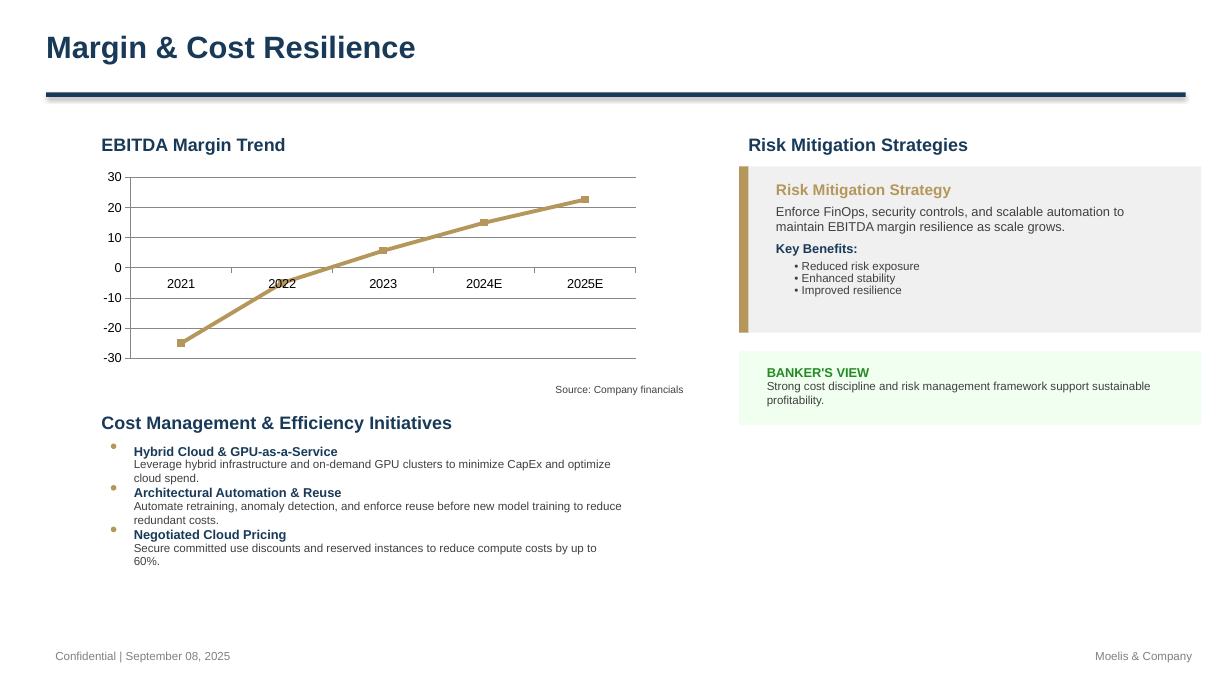
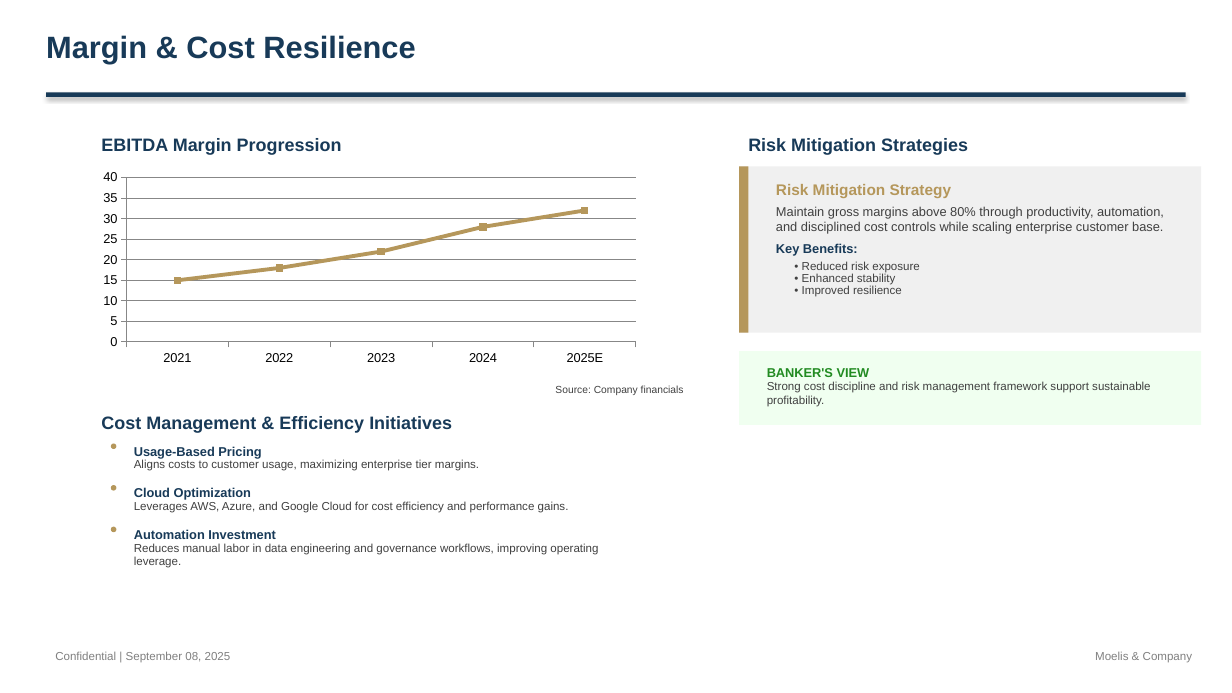
Before and after one commit to alinvb/slide_generator, a slide deck: slide 3 of ai_generated_deck.pptx (slide 10 before the commit). Drawn at 1232x693 pixels with LibreOffice and Linux fonts; fonts in the diff are those of the drawing. Boxes give left, top, right and bottom in pixels: in the first picture for what was removed or moved away, otherwise in the second. Text is boxed around its words. In the diff, an @@ line names an element or a change of style, - is before the commit and + after.

```diff
--- a/ai_generated_deck.pptx
+++ b/ai_generated_deck.pptx
@@ text at (x1=101, y1=138, x2=342, y2=155): text changed @@
-EBITDA Margin Trend
+EBITDA Margin Progression
@@ line chart at (x1=92, y1=166, x2=647, y2=370) @@
-categories: 2021, 2022, 2023, 2024E, 2025E
+categories: 2021, 2022, 2023, 2024, 2025E
-EBITDA Margin %: -25, -5, 6, 15, 23
+EBITDA Margin %: 15, 18, 22, 28, 32
@@ value axis changed @@
@@ text at (x1=776, y1=206, x2=1164, y2=234): text changed @@
-Enforce FinOps, security controls, and scalable automation to maintain EBITDA margin resilience as scale grows.
+Maintain gross margins above 80% through productivity, automation, and disciplined cost controls while scaling enterprise customer base.
@@ text at (x1=134, y1=446, x2=261, y2=459): text changed @@
-Hybrid Cloud & GPU-as-a-Service
+Usage-Based Pricing
@@ text at (x1=134, y1=459, x2=479, y2=471): text changed @@
-Leverage hybrid infrastructure and on-demand GPU clusters to minimize CapEx and optimize cloud spend.
+Aligns costs to customer usage, maximizing enterprise tier margins.
@@ text at (x1=134, y1=487, x2=251, y2=500): text changed @@
-Architectural Automation & Reuse
+Cloud Optimization
@@ text at (x1=134, y1=501, x2=569, y2=513): text changed @@
-Automate retraining, anomaly detection, and enforce reuse before new model training to reduce redundant costs.
+Leverages AWS, Azure, and Google Cloud for cost efficiency and performance gains.
@@ text at (x1=134, y1=529, x2=276, y2=539): text changed @@
-Negotiated Cloud Pricing
+Automation Investment
@@ text at (x1=134, y1=543, x2=598, y2=568): text changed @@
-Secure committed use discounts and reserved instances to reduce compute costs by up to 60%.
+Reduces manual labor in data engineering and governance workflows, improving operating leverage.
```
Also in this commit, not shown: 9 other slides changed, 6 slides added, 5 slides removed, 2 other files.
